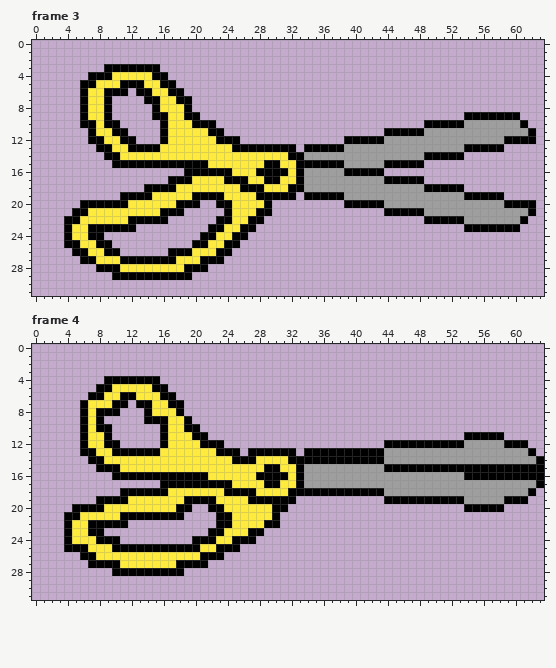
One commit to this pixel-art file: art_project_files/ScissorsCutAnimationv2.ase. Above: the version before the commit.
64x32 pixels, 5 frames. Shown: frame 3, frame 4. The commit also changed other frames, which this record leaves out.
The result:
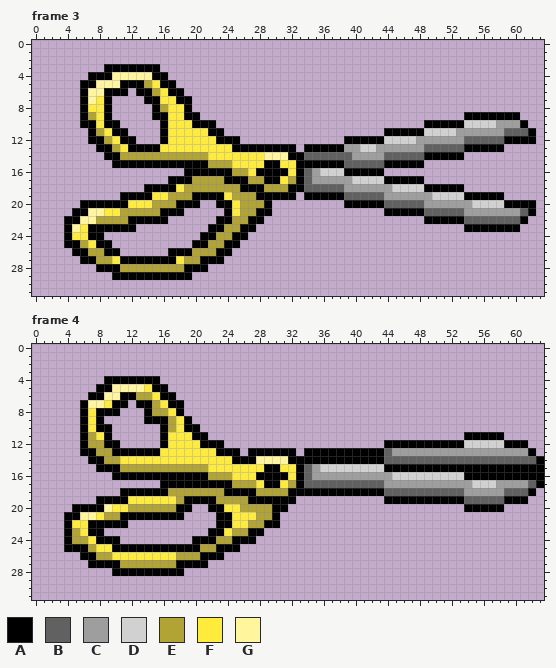
Palette (. is transparent): A #000000  B #616161  C #9e9e9e  D #d1d1d1  E #b1a435  F #ffeb3b  G #fff59d
The exact change:
Frame 3:
The edit turns colour C into colour B in row 11 at x 59 to 61; in row 12 at x 54 to 58; in row 13 at x 49 to 53; in row 14 at x 34 to 39 and 44 to 48; in row 15 at x 39 to 43; in rows 16 to 17 at x 34.
The edit turns colour C into colour B in row 18 at x 34 to 38; in row 19 at x 39 to 43; in row 20 at x 44 to 48; in row 21 at x 49 to 53 and 61; in row 22 at x 54 to 60.
The edit turns colour C into colour D in row 10 at x 54 to 57; in row 11 at x 49 to 52; in row 12 at x 44 to 47; in row 13 at x 41 to 42; in row 16 at x 36 to 38; in row 17 at x 40 to 43.
The edit turns colour C into colour D in row 18 at x 45 to 48; in row 19 at x 50 to 53; in row 20 at x 55 to 58.
The edit turns colour F into colour E in row 5 at x 14; in row 6 at x 15; in row 8 at x 16; in row 9 at x 7; in row 11 at x 8; in row 12 at x 9.
The edit turns colour F into colour E in row 13 at x 10; in row 14 at x 11 to 21; in row 15 at x 22 to 24; in row 16 at x 25 to 26; in row 17 at x 20 to 23, 27 to 28 and 32; in row 18 at x 19 to 25 and 29 to 31.
The edit turns colour F into colour E in row 19 at x 17 to 19 and 25 to 27; in row 20 at x 15 to 17 and 26 to 28; in row 21 at x 11 to 15 and 26 to 27; in row 22 at x 8 to 11 and 25 to 26; in row 23 at x 24 to 25; in row 24 at x 23 to 24.
The edit turns colour F into colour E in row 25 at x 6 and 22 to 23; in row 26 at x 7 to 8 and 20 to 22; in row 27 at x 8 to 9 and 19 to 20; in row 28 at x 11 to 18.
The edit turns colour F into colour G in row 4 at x 10 to 14; in row 5 at x 8 to 10; in row 6 at x 7 to 8; in row 7 at x 7; in row 14 at x 29 to 31; in row 21 at x 7 to 8.
The edit turns colour F into colour G in row 22 at x 6 to 7; in row 23 at x 5.
Frame 4:
The edit turns colour C into colour B in row 13 at x 44; in row 14 at x 44 to 62; in rows 15 to 16 at x 34; in row 17 at x 34 to 43 and 62; in row 18 at x 44 to 53 and 59 to 61; in row 19 at x 54 to 58.
The edit turns colour C into colour D in row 12 at x 54 to 58; in row 15 at x 36 to 43; in row 16 at x 45 to 53; in row 17 at x 55 to 57.
The edit turns colour F into colour E in row 6 at x 13 to 14; in row 7 at x 15; in row 8 at x 15 to 16; in rows 9 to 10 at x 17; in row 11 at x 7; in row 12 at x 7 to 8.
The edit turns colour F into colour E in row 13 at x 8 to 9; in row 14 at x 9 to 10; in row 15 at x 11 to 21; in row 16 at x 22 to 24; in row 17 at x 25 to 27 and 32; in row 18 at x 17 to 23 and 28 to 31.
The edit turns colour F into colour E in row 19 at x 18 and 23 to 26; in row 20 at x 12 to 17 and 26 to 29; in row 21 at x 9 to 10 and 28 to 29; in row 22 at x 27 to 28; in row 23 at x 5 and 25 to 26; in row 24 at x 5 to 6 and 23 to 24.
The edit turns colour F into colour E in row 25 at x 7 and 21 to 22; in row 26 at x 8 to 9 and 18 to 20; in row 27 at x 11 to 17.
The edit turns colour F into colour G in row 5 at x 10 to 13; in row 6 at x 9 to 10; in row 7 at x 7 to 8; in row 14 at x 28 to 31; in row 20 at x 9; in row 21 at x 6 to 7.
Where, in picture pixels (left, top, right, bottom), the same in both pictures:
changed: (72, 72, 528, 272)
changed: (72, 384, 536, 568)
